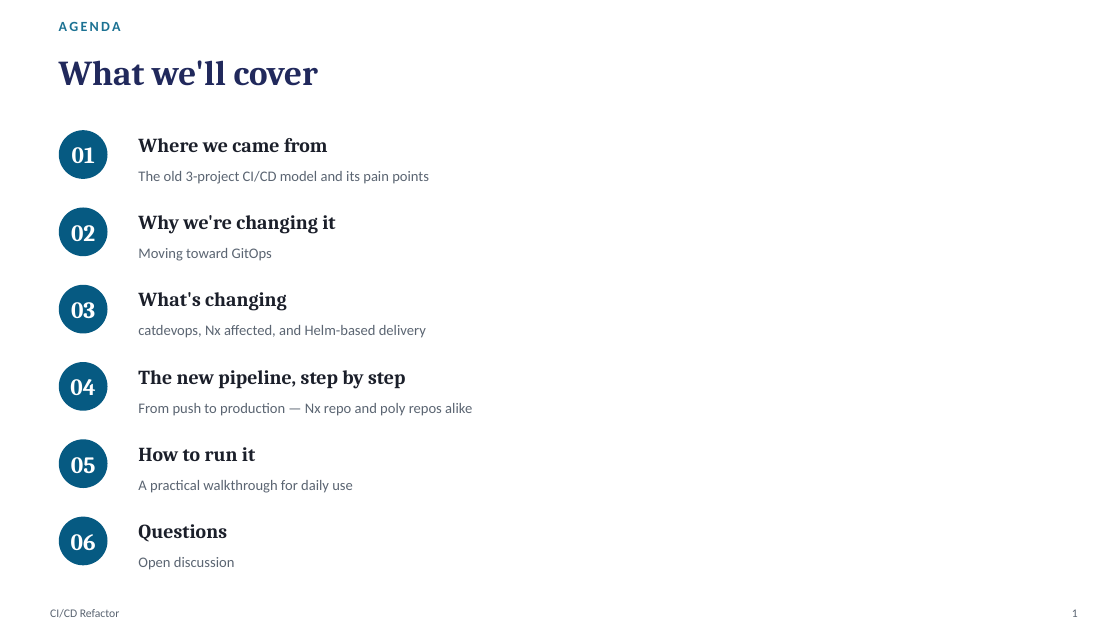
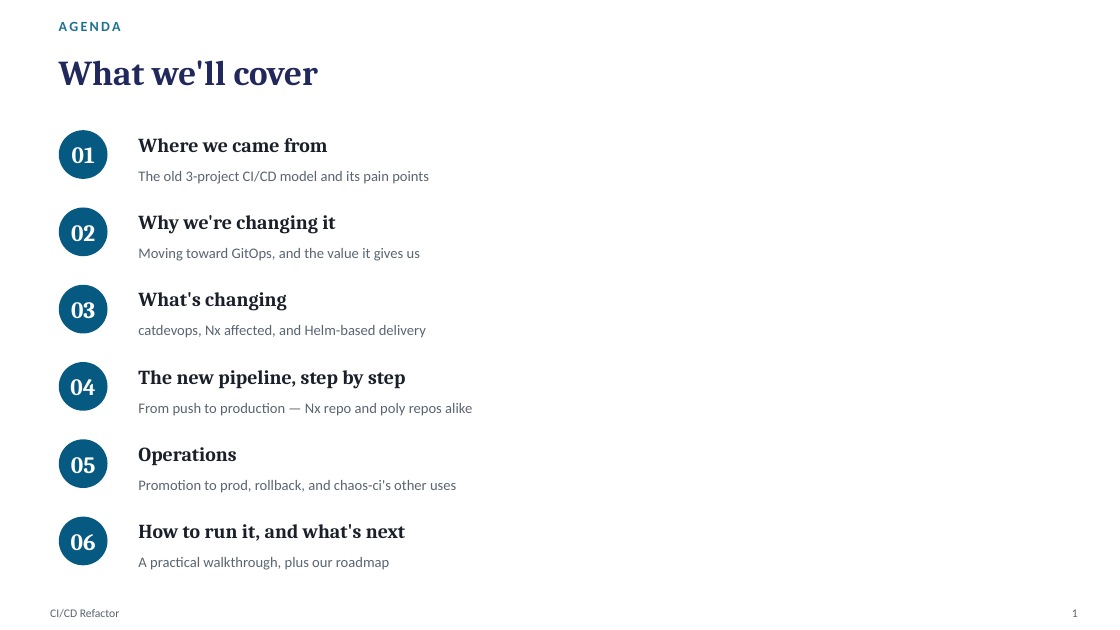
Before and after one commit to RachelEliU/helm-presentation, a slide deck: slide 2 of CI-CD-Refactor.pptx. Drawn at 1120x630 pixels with LibreOffice and Linux fonts; fonts in the diff are those of the drawing. Boxes give left, top, right and bottom in pixels: in the first picture for what was removed or moved away, otherwise in the second. Text is boxed around its words. In the diff, an @@ line names an element or a change of style, - is before the commit and + after.

```diff
--- a/CI-CD-Refactor.pptx
+++ b/CI-CD-Refactor.pptx
@@ text at box(138, 248, 420, 261): text changed @@
-Moving toward GitOps
+Moving toward GitOps, and the value it gives us
@@ text at box(138, 447, 236, 466): text changed @@
-How to run it
+Operations
@@ text at box(138, 480, 456, 493): text changed @@
-A practical walkthrough for daily use
+Promotion to prod, rollback, and chaos-ci's other uses
@@ text at box(138, 524, 405, 541): text changed @@
-Questions
+How to run it, and what's next
@@ text at box(138, 557, 389, 570): text changed @@
-Open discussion
+A practical walkthrough, plus our roadmap
```
Also in this commit, not shown: 10 other slides changed, 6 slides added, 1 other file.
